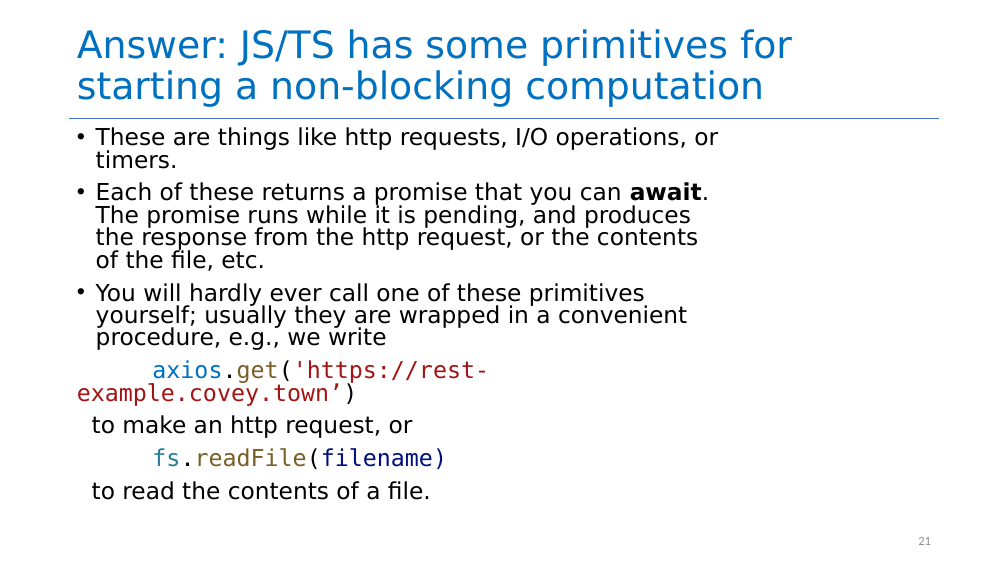
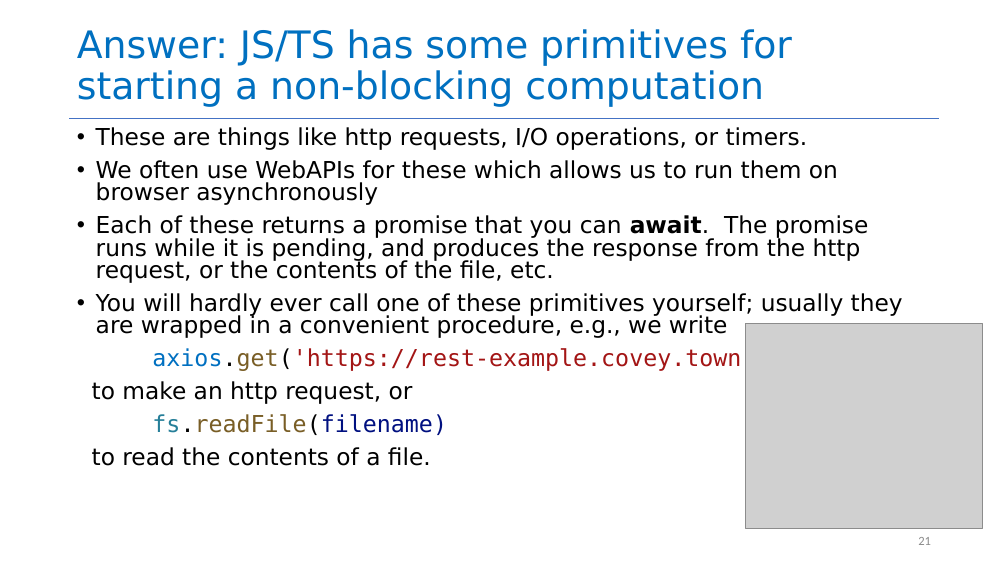
Before and after one commit to neu-se/CS4530-Fall-2024, a slide deck: slide 21 of Slides/Module 06 Concurrency Patterns in Typescript.pptx. Drawn at 1008x567 pixels with LibreOffice and Linux fonts; fonts in the diff are those of the drawing; grey boxes stand for pictures. Boxes give left, top, right and bottom in pixels: in the first picture for what was removed or moved away, otherwise in the second. Text is boxed around its words. In the diff, an @@ line names an element or a change of style, - is before the commit and + after.

```diff
--- a/Slides/Module 06 Concurrency Patterns in Typescript.pptx
+++ b/Slides/Module 06 Concurrency Patterns in Typescript.pptx
@@ text at (96,160,838,205): paragraph added @@
+• We often use WebAPIs for these which allows us to run them on browser asynchronously
@@ picture added at (745,324,983,529) @@
```
Also in this commit, not shown: 4 other slides changed, 2 other files.
